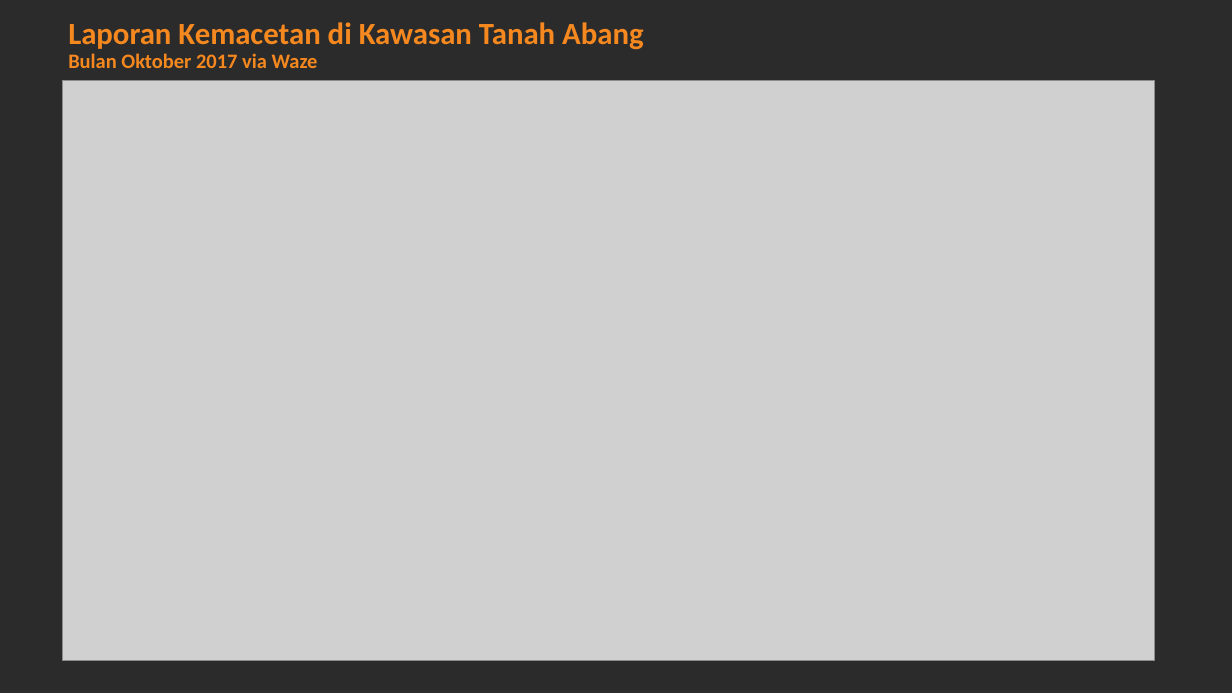
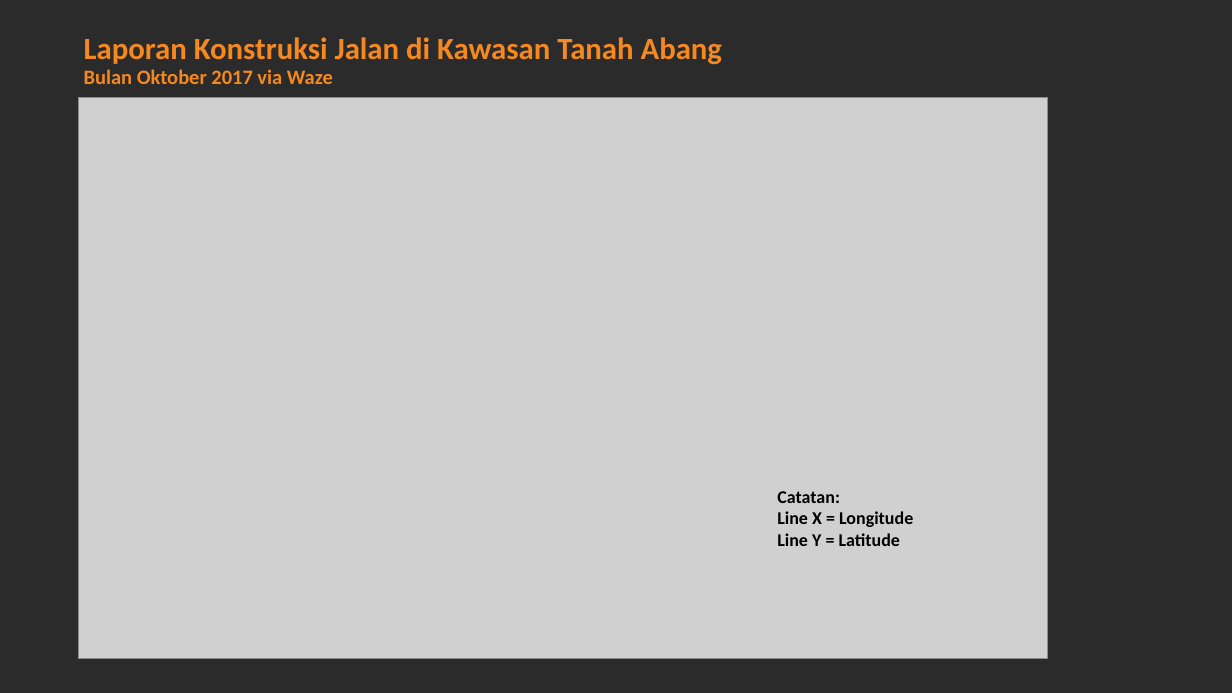
Before and after one commit to potmadu/Analisis-Penertiban-Tanah-Abang, a slide deck: slide 3 of Analisis Pendahuluan PKL Tanah Abang.pptx (slide 7 before the commit). Drawn at 1232x693 pixels with LibreOffice and Linux fonts; fonts in the diff are those of the drawing; grey boxes stand for pictures; background and template pictures are left out; a plain dark background stands for a picture behind light text. Boxes give left, top, right and bottom in pixels: in the first picture for what was removed or moved away, otherwise in the second. Text is boxed around its words. In the diff, an @@ line names an element or a change of style, - is before the commit and + after.

Commit message:
Add New Presentation and
+ Presentasi Analisis Cluster per Laporan

```diff
--- a/Analisis Pendahuluan PKL Tanah Abang.pptx
+++ b/Analisis Pendahuluan PKL Tanah Abang.pptx
@@ text at (84, 37, 722, 84): text changed @@
-Laporan Kemacetan di Kawasan Tanah Abang
-Bulan Oktober 2017 via Waze
+Laporan Konstruksi Jalan di Kawasan Tanah Abang
+Bulan Oktober 2017 via Waze
@@ picture: place and size @@
-picture at (63, 81, 1154, 662)
+picture at (79, 97, 1048, 659)
@@ text added at (777, 491, 913, 546), 14 pt, text #000000, bold @@
+Catatan:
+Line X = Longitude
+Line Y = Latitude
```
Also in this commit, not shown: 1 other slide changed, 2 slides added, 5 slides removed, 10 other files.
